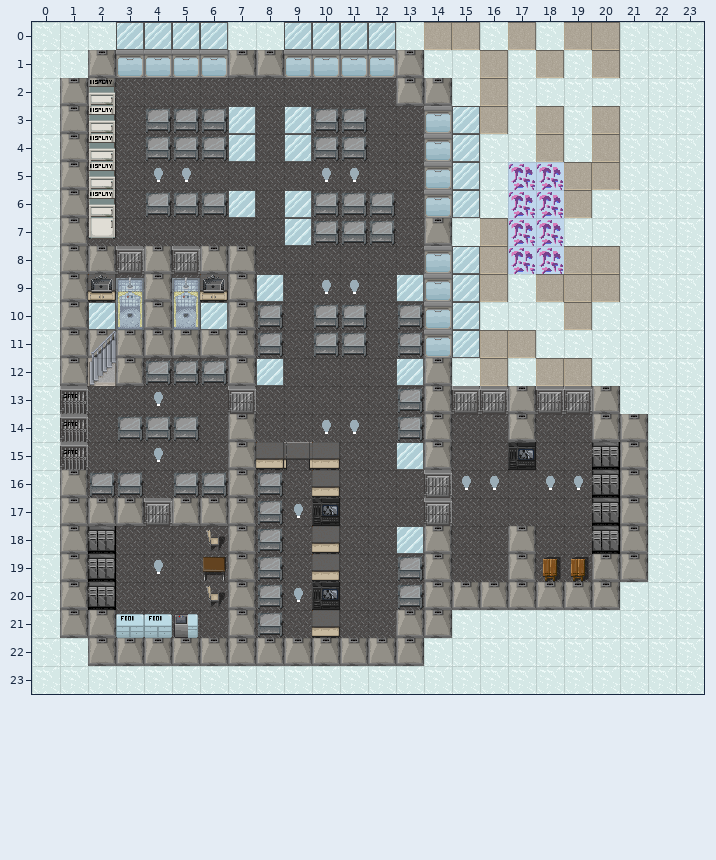
One commit to this Tiled map: 0.2/Maps/Grocer.tmx. The first picture shows the starting point.
Cells are 32x32 px. Shown: x 0..23, y 0..23.
The same view after the edit:
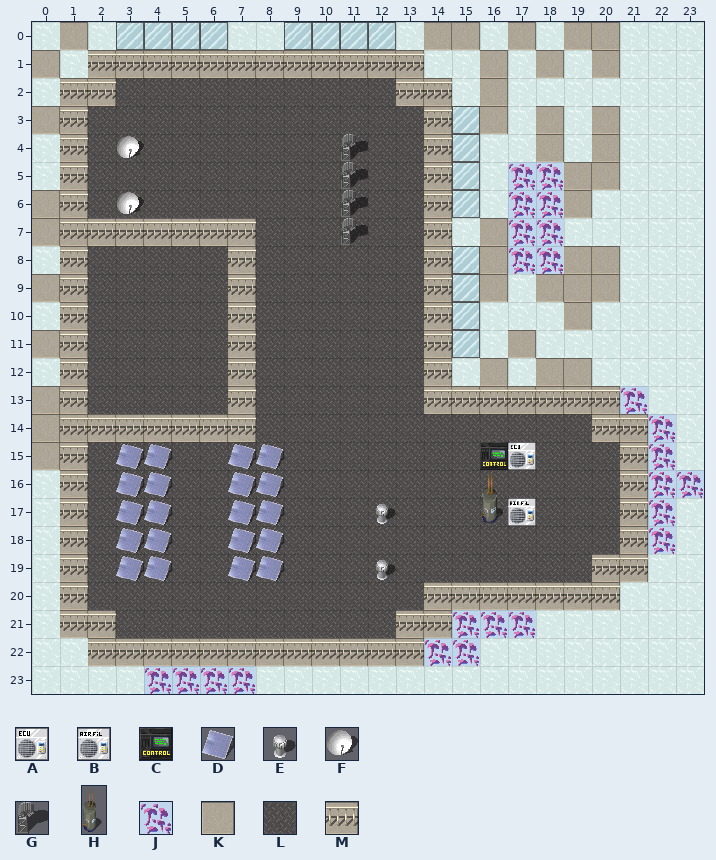
Key: from "Furniture_Normal": A 25, B 26, C 28, D 31, E 34, F 35, G 36; from "Furniture_Tall": H 4; from "Terrain_Floors": J 1, K 3, L 6, M 22.
_ is an empty cell.
Tiles of an added or newly shown layer are drawn over the layers below it.
What changed:
Layer "00 Terrain":
y 0: x 1 _ -> K
y 1: x 0 _ -> K
y 3: x 0 _ -> K
y 6..7: x 0 _ -> K
y 9: x 0 _ -> K
y 11: x 0 _ -> K; x 16 K -> _
y 13: x 0 _ -> K; x 21 _ -> J
y 14..15: x 0 _ -> K; x 22 _ -> J
y 16: x 22..23 __ -> JJ
y 17..18: x 22 _ -> J
y 21: x 15..17 ___ -> JJJ
y 22: x 14..15 __ -> JJ
y 23: x 4..7 ____ -> JJJJ
Layer "01 Terrain" (now shown):
y 1: x 2..13 ____________ -> MMMMMMMMMMMM
y 2: x 1..2 __ -> MM; x 13..14 __ -> MM
y 3: x 1..2 __ -> ML; x 4..7 ____ -> LLLL; x 9..11 ___ -> LLL; x 14 _ -> M
y 4: x 1..7 _______ -> MLLLLLL; x 9..11 ___ -> LLL; x 14 _ -> M
y 5: x 1..2 __ -> ML; x 4..5 __ -> LL; x 10..11 __ -> LL; x 14 _ -> M
y 6: x 1..7 _______ -> MLLLLLL; x 9..12 ____ -> LLLL; x 14 _ -> M
y 7: x 9..12 ____ -> LLLL; x 14 _ -> M
y 8: x 14 _ -> M
y 9..11: x 8 _ -> L; x 10..11 __ -> LL; x 13..14 __ -> LM
y 12: x 8 _ -> L; x 13..14 __ -> LM
y 13: x 13..20 ________ -> LMMMMMMM
y 14: x 10..11 __ -> LL; x 13..14 __ -> LL; x 17 _ -> L; x 20..21 __ -> MM
y 15: x 1 _ -> M; x 3..4 __ -> LL; x 7..10 ____ -> LLLL; x 13..14 __ -> LL; x 17 _ -> L; x 20..21 __ -> LM
y 16: x 1..8 ________ -> MLLLLLLL; x 10 _ -> L; x 14..16 ___ -> LLL; x 18..21 ____ -> LLLM
y 17: x 1..10 __________ -> MLLLLLLLLL; x 12 _ -> L; x 14 _ -> L; x 16..17 __ -> LL; x 20..21 __ -> LM
y 18: x 1..4 ____ -> MLLL; x 6..8 ___ -> LLL; x 10 _ -> L; x 13..14 __ -> LL; x 17 _ -> L; x 20..21 __ -> LM
y 19: x 1..4 ____ -> MLLL; x 6..8 ___ -> LLL; x 10 _ -> L; x 12..14 ___ -> LLL; x 17..21 _____ -> LLLMM
y 20: x 1..2 __ -> ML; x 6..10 _____ -> LLLLL; x 13..20 ________ -> LMMMMMMM
y 21: x 1..5 _____ -> MMLLL; x 7..8 __ -> LL; x 10 _ -> L; x 13..14 __ -> MM
y 22: x 2..13 ____________ -> MMMMMMMMMMMM
Layer "01 Furniture" (now shown):
y 4: x 3 _ -> F; x 11 _ -> G
y 5: x 11 _ -> G
y 6: x 3 _ -> F; x 11 _ -> G
y 7: x 11 _ -> G
y 15: x 3..4 __ -> DD; x 7..8 __ -> DD; x 16..17 __ -> CA
y 16: x 3..4 __ -> DD; x 7..8 __ -> DD
y 17: x 3..4 __ -> DD; x 7..8 __ -> DD; x 12 _ -> E; x 16..17 __ -> HB
y 18: x 3..4 __ -> DD; x 7..8 __ -> DD
y 19: x 3..4 __ -> DD; x 7..8 __ -> DD; x 12 _ -> E
Layer "02 Terrain" (now shown):
y 7: x 1..7 _______ -> MMMMMMM
y 8..12: x 1..7 _______ -> MLLLLLM
y 13: x 1 _ -> M; x 4 _ -> L; x 7 _ -> M
y 14: x 1..7 _______ -> MMMMMMM
